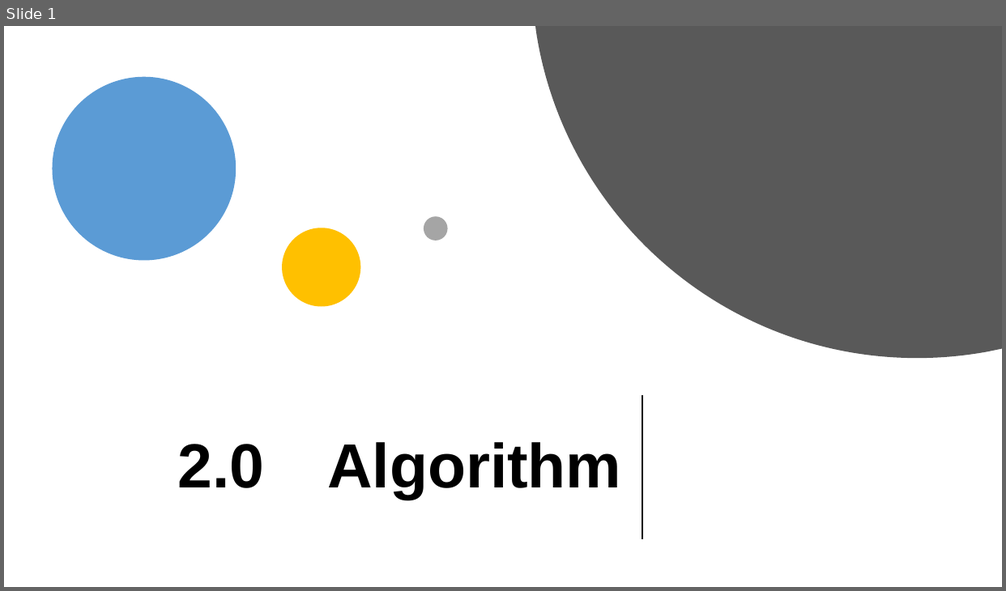
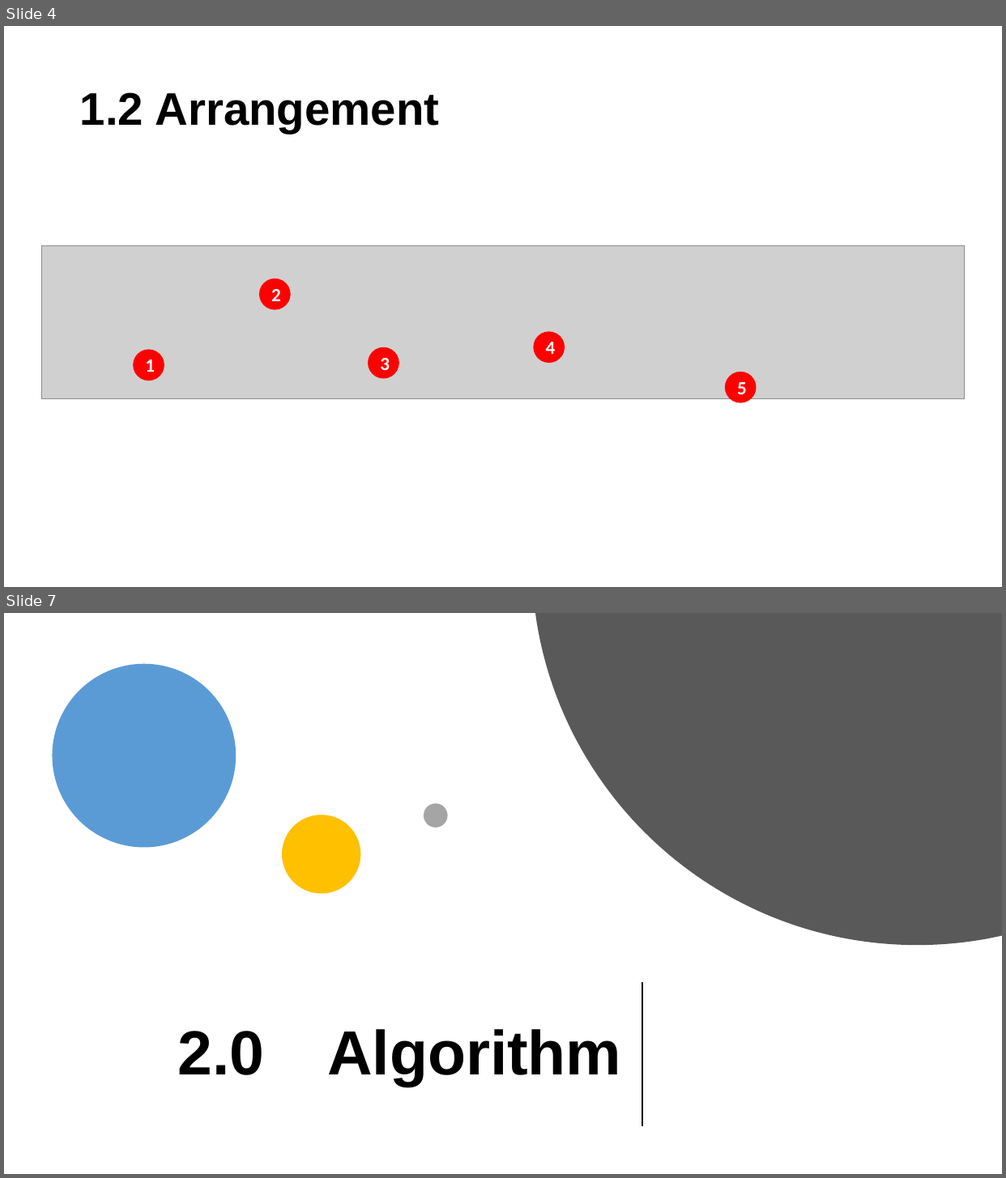
Before and after one commit to xzho2604/iot_project, a slide deck: report/iot_presentation2.pptx. Shown one above the other, each under a label of ours: slide 1 before the commit, slides 4 and 7 after it; the slides between them are not shown. The pictures are 1006x591 and 1006x1178 pixels, drawn with LibreOffice and Linux fonts; fonts in the diff are those of the drawing; grey boxes stand for pictures. Boxes give left, top, right and bottom in pixels: in the first picture for what was removed or moved away, otherwise in the second. Text is boxed around its words. In the diff, an @@ line names an element or a change of style, - is before the commit and + after.

```diff
--- a/report/iot_presentation2.pptx
+++ b/report/iot_presentation2.pptx
@@ slide 4 added at box(4, 26, 1002, 587), background #FFFFFF @@
@@ title added at box(80, 92, 439, 133), 44 pt, text #000000, bold @@
+1.2 Arrangement
@@ group added at box(41, 246, 965, 403): 5 ellipses, 1 picture @@
+1
+2
+3
+4
+5
@@ what was slide 1 is now slide 7 @@
```
Also in this commit, not shown: 5 other slides added.
